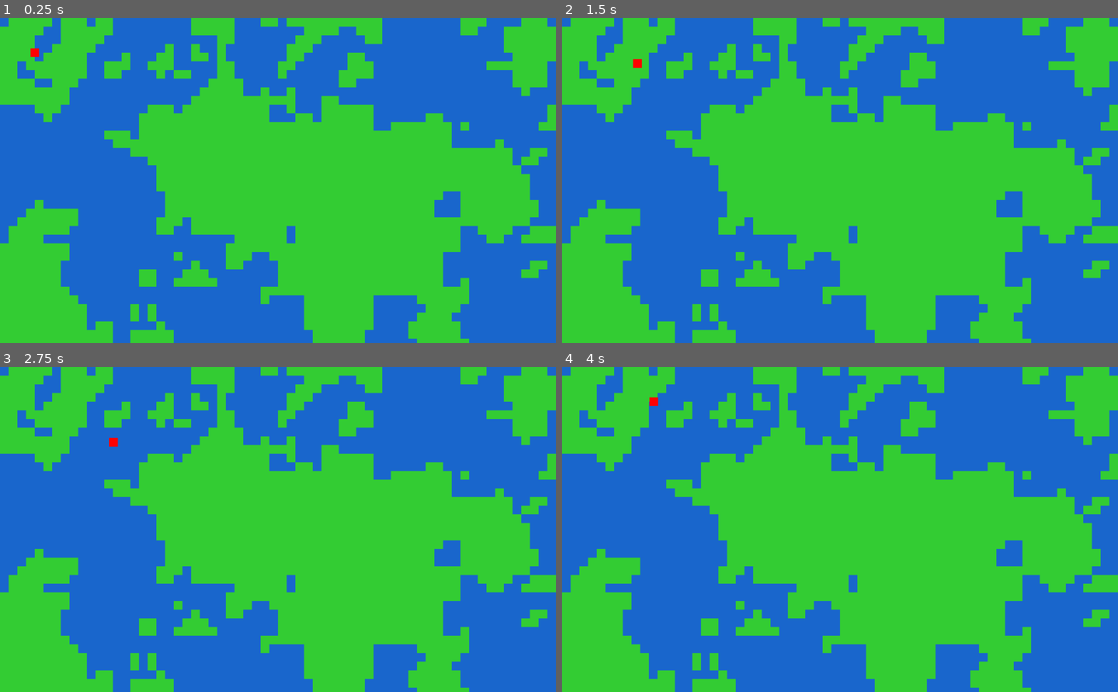
Above: before the commit, frames 1-4 (two rows, left to right).
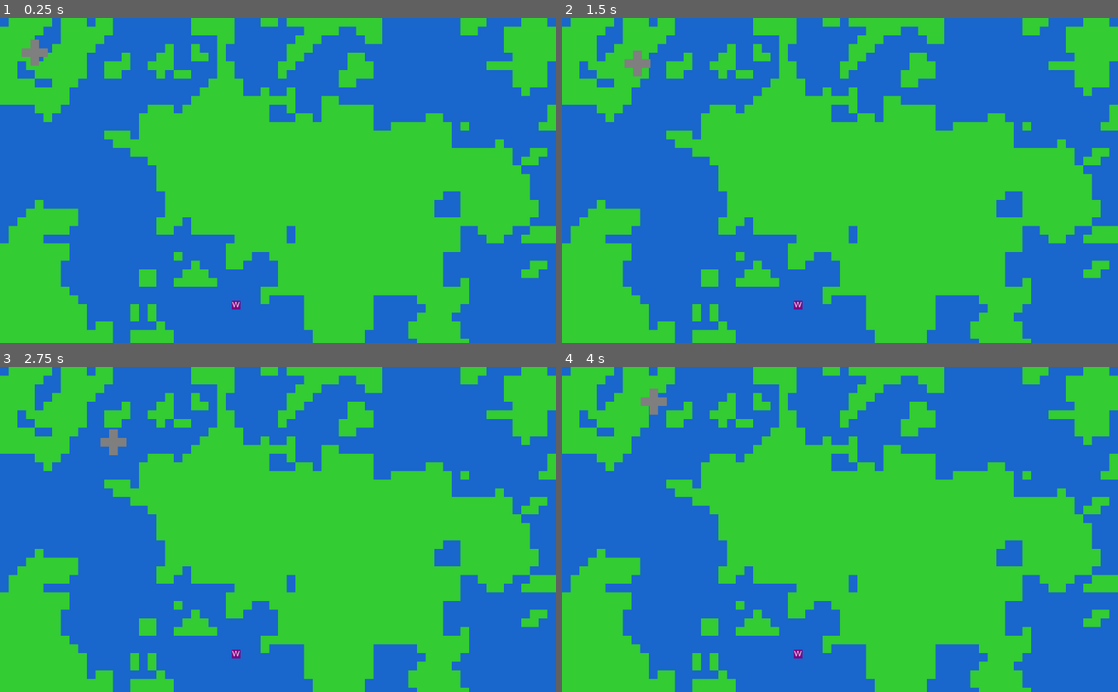
Above: after the commit, the same moments.

Repository: sime443/vibe-leet-coding
Game: Godot game, scene res://scenes/WorldMap.tscn
Two runs of this game, one before a commit and one after it. Both use one fixed random seed, a clock stepped at 60 frames per second and the inputs below.
Inputs:
- Up to frame 1 (0.25 s): no input
- Up to frame 2 (1.5 s): tap Enter at 0.5 s; hold Right (ui_right) 0.53-1.28 s; hold Down (ui_down) from 1.28 s (still down)
- Up to frame 3 (2.75 s): release Down (ui_down) at 2.03 s; hold Right (ui_right) from 2.03 s (still down)
- Up to frame 4 (4 s): release Right (ui_right) at 2.78 s; hold Up (ui_up) 2.78-3.53 s; hold Left (ui_left) from 3.53 s (still down)

The runs differ from the first frame. In frame 1, 0.3% of the frame differs, in the area x 3-44%, y 6-90%; in frame 2, 0.3%; in frame 3, 0.3%, in the area x 18-44%, y 19-90%; in frame 4, 0.3%.

Commit message:
Add pickable equipable items

Diff:
--- /dev/null
+++ b/scenes/Item.tscn
@@ -0,0 +1,5 @@
+[gd_scene load_steps=2 format=2]
+[ext_resource path="res://scripts/Item.gd" type="Script" id=1]
+
+[node name="Item" type="Area2D"]
+script = ExtResource( 1 )
--- /dev/null
+++ b/scripts/Item.gd
@@ -0,0 +1,36 @@
+extends Area2D
+
+export(String) var slot := "W"
+export(Color) var color := Color(1, 1, 1)
+
+func _ready():
+    var sprite = Sprite.new()
+    sprite.texture = _create_texture(color)
+    sprite.centered = true
+    add_child(sprite)
+    var label = Label.new()
+    label.text = slot
+    label.align = Label.ALIGN_CENTER
+    label.valign = Label.VALIGN_CENTER
+    label.rect_position = Vector2(-8, -8)
+    label.rect_size = Vector2(16, 16)
+    add_child(label)
+    var collision = CollisionShape2D.new()
+    var shape = RectangleShape2D.new()
+    shape.extents = Vector2(8, 8)
+    collision.shape = shape
+    add_child(collision)
+    connect("body_entered", self, "_on_body_entered")
+
+func _on_body_entered(body):
+    if body.has_method("equip_item"):
+        body.equip_item(self)
+        queue_free()
+
+func _create_texture(color: Color):
+    var img = Image.new()
+    img.create(16, 16, false, Image.FORMAT_RGBA8)
+    img.fill(color)
+    var tex = ImageTexture.new()
+    tex.create_from_image(img)
+    return tex
--- a/scripts/Player.gd
+++ b/scripts/Player.gd
@@ -2,16 +2,34 @@
 
 export var speed := 100
 
+const SLOT_OFFSETS = {
+    "H": Vector2(0, -16),
+    "B": Vector2(0, 0),
+    "L": Vector2(0, 16),
+    "A": Vector2(-16, 0),
+    "W": Vector2(16, 0)
+}
+
+var equipment := {}
+
 func _ready():
-    var sprite = Sprite.new()
-    sprite.texture = _create_texture(Color(1, 0, 0))
-    sprite.centered = true
-    add_child(sprite)
+    for slot in SLOT_OFFSETS.keys():
+        var sprite = Sprite.new()
+        sprite.texture = _create_texture(Color(0.5, 0.5, 0.5))
+        sprite.position = SLOT_OFFSETS[slot]
+        sprite.centered = true
+        add_child(sprite)
+        equipment[slot] = sprite
     var collision = CollisionShape2D.new()
     var shape = RectangleShape2D.new()
     shape.extents = Vector2(8, 8)
     collision.shape = shape
     add_child(collision)
+
+func equip_item(item):
+    var slot = item.slot
+    if equipment.has(slot):
+        equipment[slot].texture = _create_texture(item.color)
 
 func _physics_process(delta):
     var input_vector = Vector2(
--- a/scripts/WorldMap.gd
+++ b/scripts/WorldMap.gd
@@ -4,10 +4,21 @@
 const MAP_HEIGHT = 128
 const TILE_SIZE = 16
 
+const ITEM_SCENE = preload("res://scenes/Item.tscn")
+const SLOTS = ["H", "B", "L", "A", "W"]
+const QUALITY_COLORS = [
+    Color(0.5, 0.5, 0.5), # Grey
+    Color(0, 1, 0),       # Green
+    Color(0, 0, 1),       # Blue
+    Color(0.5, 0, 0.5),   # Purple
+    Color(1, 0.84, 0)     # Gold
+]
+
 func _ready():
     randomize()
     tile_set = _create_tile_set()
     _generate_map()
+    _spawn_items()
 
 func _create_tile_set():
     var ts = TileSet.new()
@@ -43,3 +54,14 @@
             if n <= 0.0:
                 tile_id = 1
             set_cellv(Vector2(x, y), tile_id)
+
+func _spawn_items():
+    for slot in SLOTS:
+        var item = ITEM_SCENE.instance()
+        item.slot = slot
+        item.color = QUALITY_COLORS[randi() % QUALITY_COLORS.size()]
+        item.position = Vector2(
+            randi() % (MAP_WIDTH * TILE_SIZE),
+            randi() % (MAP_HEIGHT * TILE_SIZE)
+        )
+        add_child(item)
